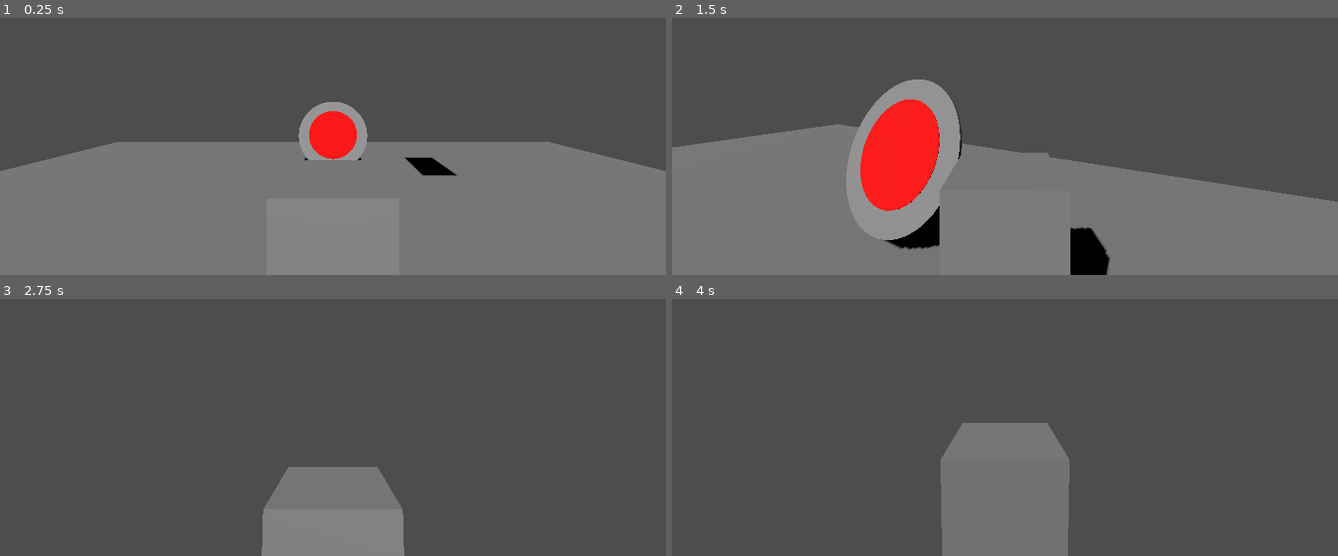
Above: before the commit, frames 1-4 (two rows, left to right).
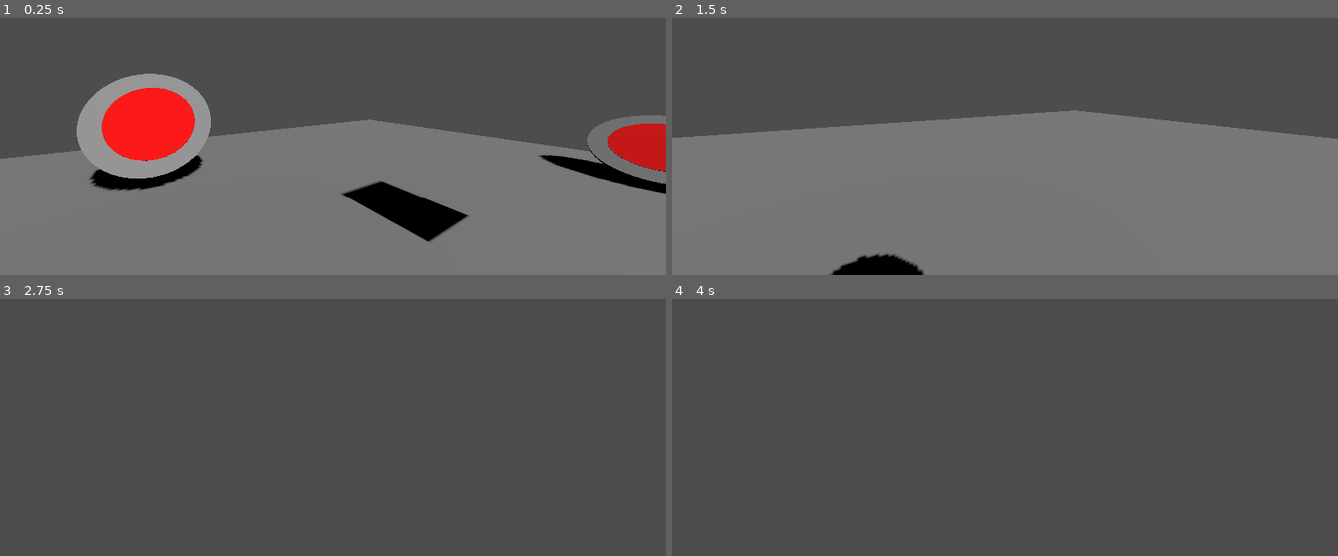
Above: after the commit, the same moments.

Repository: MarcoCamposAngel/JuegoPracticaPlataforma
Game: Godot game, scene res://Escenas/EscenaBase.tscn
Two runs of this game, one before a commit and one after it. Both use one fixed random seed, a clock stepped at 60 frames per second and the inputs below.
Inputs (mouse positions are in pixels of both pictures, inside the frame that each line leads up to):
- Up to frame 1 (0.25 s): no input
- Up to frame 2 (1.5 s): move the mouse to (1038, 87) at 0.52 s; hold W (mover_arriba) from 0.53 s (still down); tap Space (saltar) at 0.6, 0.77, 1.07, 1.35 s; move the mouse to (971, 89) at 1.27 s
- Up to frame 3 (2.75 s): keep holding W (mover_arriba); tap Space (saltar) at 1.52, 1.82, 2.1 s; move the mouse to (346, 363) at 2.02 s
- Up to frame 4 (4 s): keep holding W (mover_arriba); tap Enter at 2.75 s; move the mouse to (998, 376) at 2.77 s; tap Space (saltar) at 2.85, 3.02, 3.32, 3.6, 3.77 s; move the mouse to (1051, 373) at 3.52 s

The runs differ from the first frame. In frame 1, 16% of the frame differs, in the area x 0-100%, y 21-88%; in frame 2, 22%, in the area x 0-100%, y 23-100%; in frame 3, 6.7%; in frame 4, 9.5%.

Commit message:
movimiento incercia 2

Diff:
--- a/nuevo-proyecto-de-juego/Escenas/EscenaBase.tscn
+++ b/nuevo-proyecto-de-juego/Escenas/EscenaBase.tscn
@@ -27,17 +27,16 @@
 [node name="PersonajePrueba" parent="." node_paths=PackedStringArray("cam_camara") instance=ExtResource("2_b0te4")]
 transform = Transform3D(-1, 0, -8.742278e-08, 0, 1, 0, 8.742278e-08, 0, -1, 0, 10, 0)
 script = ExtResource("3_8vix5")
-f_velocidad = 30.0
+f_velocidad = 1.0
 gravedad_caida = -60.0
-f_friccion_suelo = 10000.0
+f_friccion_suelo = 100.0
 f_velocidad_salto = 25.0
-gravedad_salto = -75.0
+moverse_aire = true
 cam_camara = NodePath("../Camara")
-moverse_aire = false
 metadata/_edit_group_ = true
 
 [node name="Punto_primera_persona2" type="Node3D" parent="PersonajePrueba"]
-transform = Transform3D(1, 0, 0, 0, 1, 0, 0, 0, 1, 0, 1.5, 1.5)
+transform = Transform3D(1, 0, 0, 0, 1, 0, 0, 0, 1, 0, 1.5, 0)
 
 [node name="Punto_tercera_persona2" type="Node3D" parent="PersonajePrueba"]
 transform = Transform3D(-1, 0, -8.742278e-08, 0, 1, 0, 8.742278e-08, 0, -1, 0, 5, 7)
@@ -45,10 +44,10 @@
 [node name="Camara" type="Camera3D" parent="." node_paths=PackedStringArray("punto_primera_persona")]
 transform = Transform3D(1, 0, 0, 0, 0.847539, 0.5307331, 0, -0.5307331, 0.847539, 0, 32.42836, 32.16713)
 script = ExtResource("2_85k6h")
-punto_primera_persona = NodePath("../PersonajePrueba/Punto_tercera_persona2")
+punto_primera_persona = NodePath("../PersonajePrueba/Punto_primera_persona2")
 
 [node name="Cubo" parent="." instance=ExtResource("1_x21ax")]
-transform = Transform3D(1, 0, 0, 0, 0.8346941, 0.55071384, 0, -0.55071384, 0.8346941, 15.424164, 26.944992, 0)
+transform = Transform3D(1, 0, 0, 0, 0.8346941, 0.55071384, 0, -0.55071384, 0.8346941, 15.424164, 26.944992, 20.312864)
 
 [node name="Trampolin" parent="." instance=ExtResource("3_uqu8t")]
 transform = Transform3D(4.2654333, -0.52176917, 0, 2.6088462, 0.85308677, 0, 0, 0, 4.9999995, 39.245537, 3.8921614, 0)
--- a/nuevo-proyecto-de-juego/Objetos/personaje_prueba.tscn
+++ b/nuevo-proyecto-de-juego/Objetos/personaje_prueba.tscn
@@ -2,17 +2,17 @@
 
 [ext_resource type="Script" uid="uid://b1ceqtbvmwcjy" path="res://Scripts/PersonajePrueba/personaje_prueba.gd" id="1_fpvrd"]
 
-[sub_resource type="BoxMesh" id="BoxMesh_i01fn"]
-size = Vector3(3, 5, 3)
+[sub_resource type="CapsuleMesh" id="CapsuleMesh_fpvrd"]
 
-[sub_resource type="BoxShape3D" id="BoxShape3D_fpvrd"]
-size = Vector3(3, 5, 3)
+[sub_resource type="CapsuleShape3D" id="CapsuleShape3D_0h671"]
 
 [node name="PersonajePrueba" type="CharacterBody3D"]
 script = ExtResource("1_fpvrd")
 
 [node name="MeshInstance3D" type="MeshInstance3D" parent="."]
-mesh = SubResource("BoxMesh_i01fn")
+transform = Transform3D(2.5, 0, 0, 0, 2.5, 0, 0, 0, 2.5, 0, 0, 0)
+mesh = SubResource("CapsuleMesh_fpvrd")
 
 [node name="CollisionShape3D" type="CollisionShape3D" parent="."]
-shape = SubResource("BoxShape3D_fpvrd")
+transform = Transform3D(2.5, 0, 0, 0, 2.5, 0, 0, 0, 2.5, 0, 0, 0)
+shape = SubResource("CapsuleShape3D_0h671")
--- a/nuevo-proyecto-de-juego/Scripts/Camara/camara.gd
+++ b/nuevo-proyecto-de-juego/Scripts/Camara/camara.gd
@@ -1,30 +1,37 @@
 extends Camera3D
 
 @export var punto_primera_persona:Node3D
-@export var f_sensibilidad:float = 0.5
+@export var f_sensibilidad: float = 0.5
+@export var suavizado: float = 12.0
 
-@export var f_rotacion_x:float = 0.0
-@export var f_rotacion_y:float = 0.0
+@export var f_rot_x: float = 0.0
+@export var f_rot_y: float = 0.0
+
+const LIMITE_VERTICAL := 350.0
 
 func _ready() -> void:
 # Obtener rotación actual del punto de primera persona
-	var rot = punto_primera_persona.global_rotation
-	rotation_degrees = Vector3(rot.y,rot.x,0)
+	var rot = punto_primera_persona.global_rotation_degrees
+	f_rot_x = rot.y
+	f_rot_y = rot.x
+	rotation_degrees = Vector3(rot.y, rot.x, 0)
 
-func _process(delta:float) -> void:
-	mantener_posicion(delta)
-	aplicar_rotacion()
+func _physics_process(delta: float) -> void:
+	mantener_posicion()
+	aplicar_rotacion(delta)
 
-func mantener_posicion (delta:float) -> void:
+func mantener_posicion () -> void:
 	transform = punto_primera_persona.global_transform
 
-func aplicar_rotacion() -> void:
+func aplicar_rotacion(delta: float) -> void:
 	# Solo rotamos si el mouse está capturado
 	if Input.get_mouse_mode() == Input.MOUSE_MODE_CAPTURED:
-		rotation_degrees = Vector3(f_rotacion_y, f_rotacion_x, 0)
-
+		var objetivo = Vector3(f_rot_y, f_rot_x, 0)
+		rotation_degrees = rotation_degrees.lerp(objetivo, suavizado * delta)
 
 func _unhandled_input(event: InputEvent) -> void:
-	if event is  InputEventMouseMotion:
-		f_rotacion_x -= event.relative.x * f_sensibilidad
-		f_rotacion_y -= event.relative.y * f_sensibilidad
+	if event is InputEventMouseMotion:
+		f_rot_x -= event.relative.x * f_sensibilidad
+		f_rot_y -= event.relative.y * f_sensibilidad
+
+		f_rot_y = clamp(f_rot_y, -LIMITE_VERTICAL, LIMITE_VERTICAL)
--- a/nuevo-proyecto-de-juego/Scripts/PersonajePrueba/personaje_prueba2.gd
+++ b/nuevo-proyecto-de-juego/Scripts/PersonajePrueba/personaje_prueba2.gd
@@ -1,17 +1,17 @@
 extends CharacterBody3D
 
 # Velocidad general del personaje
-@export var f_velocidad:float = 5.0
-@export var gravedad_caida := -20.0        # mientras cae
+@export var f_velocidad: float = 5.0
+@export var gravedad_caida: float = -20.0
 @export var f_friccion_suelo: float = 4.0
 @export var f_friccion_aire: float = 1.0
 
 # Parametros relacionados con el salto
-@export var f_velocidad_salto:float = 7.0
-@export var gravedad_salto := -12.0        # mientras sube
+@export var f_velocidad_salto: float = 7.0
+@export var moverse_aire := false
 
+# variables exportadas
 @export var cam_camara : Camera3D
-@export var moverse_aire := false
 
 # Variables internas
 var raton_capturado := true
@@ -19,7 +19,7 @@
 func _ready() -> void:
 	Input.set_mouse_mode(Input.MOUSE_MODE_CAPTURED)
 
-func _process(delta: float) -> void:
+func _process(_delta: float) -> void:
 	raton_capturado = Input.get_mouse_mode() == Input.MOUSE_MODE_CAPTURED
 	orientar_personaje()
 	pausar()
@@ -55,8 +55,8 @@
 func ajustar_velocidad(delta: float, direccion: Vector3) -> void:
 	if direccion != Vector3.ZERO:
 		if is_on_floor() or moverse_aire:
-			velocity.x = direccion.x * f_velocidad
-			velocity.z = direccion.z * f_velocidad
+			velocity.x += direccion.x * f_velocidad
+			velocity.z += direccion.z * f_velocidad
 	else:
 		if is_on_floor():
 			velocity.x = move_toward(velocity.x, 0, f_friccion_suelo * delta)
@@ -68,14 +68,11 @@
 
 func saltar() -> void:
 	if Input.is_action_just_pressed("saltar") and is_on_floor():
-		velocity.y = f_velocidad_salto
+		velocity.y += f_velocidad_salto
 
 func aplicar_gravedad(delta: float) -> void:
 	if not is_on_floor():
-		if velocity.y > 0: # Si ha saltado
-			velocity.y += gravedad_salto * delta
-		else : # Si está cayendo de forma natural o empieza a caer despues de un salto
-			velocity.y += gravedad_caida * delta
+		velocity.y += gravedad_caida * delta
 
 func obtener_direccion_movimiento() -> Vector3:
 	var entrada := Vector2(
@@ -95,7 +92,7 @@
 func orientar_personaje() -> void:
 	# Aplicamos la rotación del eje y al personaje
 	if raton_capturado:
-		rotation.y = cam_camara.rotation.y
+		rotation_degrees.y = cam_camara.rotation.y
 
 func pausar() -> void:
 	if Input.is_action_just_pressed("pausa"):
